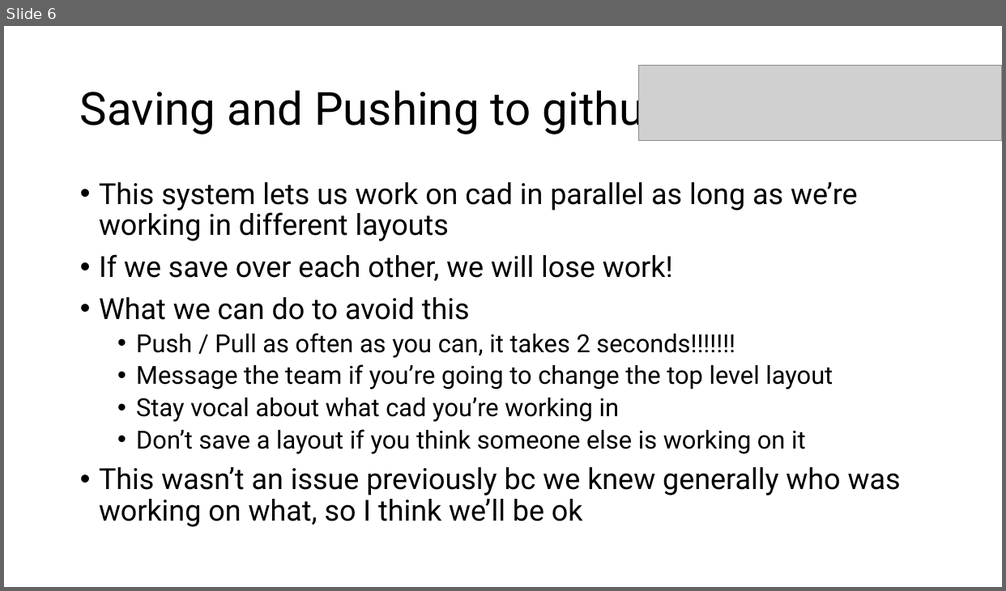
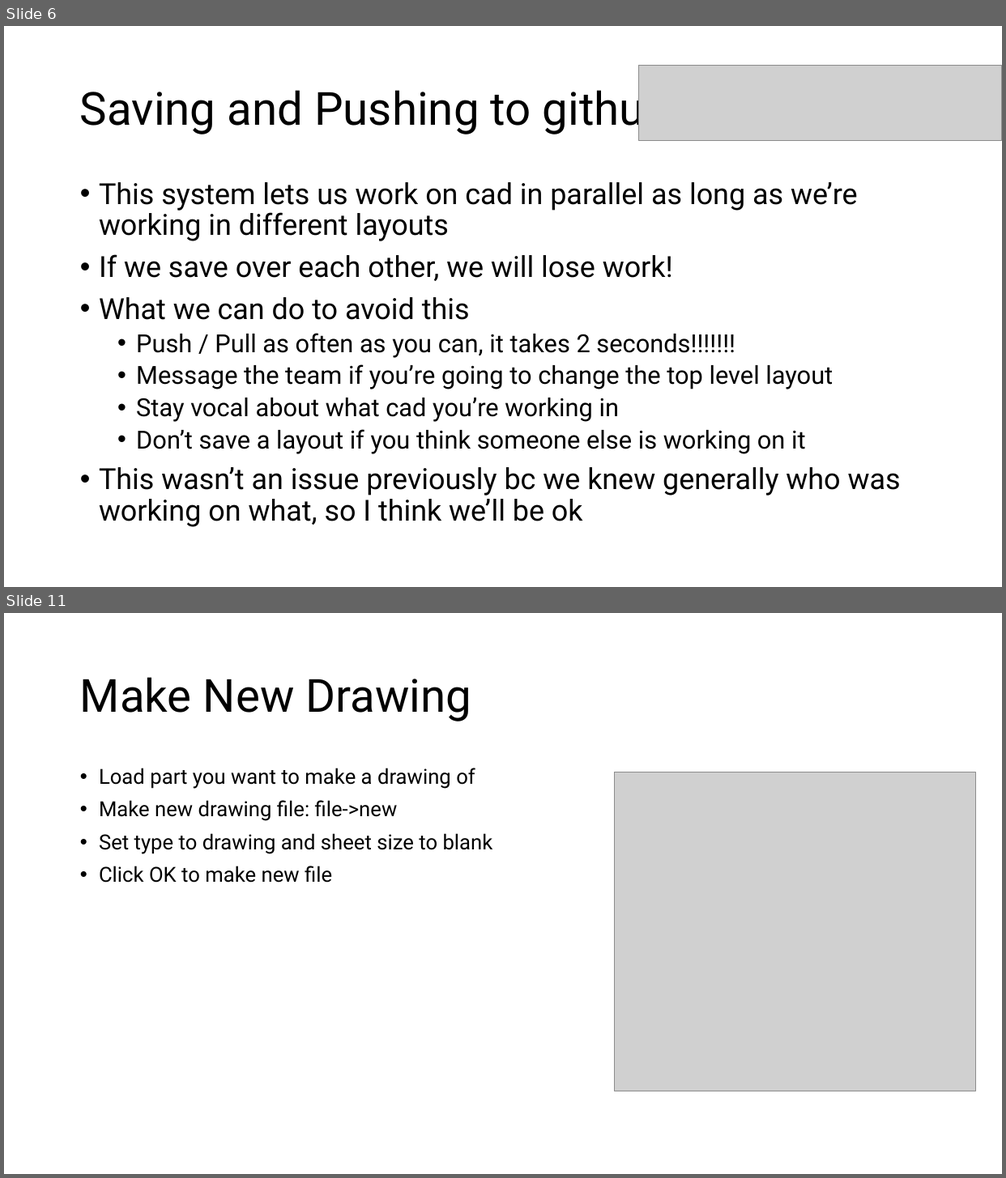
Before and after one commit to matt-lewton9/ME-463-Can-Crusher, a slide deck: So you want to Cad a part.pptx. Shown one above the other, each under a label of ours: slide 6 before the commit, slides 6 and 11 after it; the slides between them are not shown. The pictures are 1006x591 and 1006x1178 pixels, drawn with LibreOffice and Linux fonts; fonts in the diff are those of the drawing; grey boxes stand for pictures. Boxes give left, top, right and bottom in pixels: in the first picture for what was removed or moved away, otherwise in the second. Text is boxed around its words. In the diff, an @@ line names an element or a change of style, - is before the commit and + after.

```diff
--- a/So you want to Cad a part.pptx
+++ b/So you want to Cad a part.pptx
@@ slide 11 added at (4,613,1002,1174), background #FFFFFF @@
@@ title added at (80,677,471,722), 44 pt, text #000000 @@
+Make New Drawing
@@ text added at (99,768,493,883), 20 pt, text #000000 @@
+• Load part you want to make a drawing of
+• Make new drawing file: file->new
+• Set type to drawing and sheet size to blank
+• Click OK to make new file
@@ picture added at (615,772,976,1092) @@
```
Also in this commit, not shown: 1 slide changed, 5 other slides added, 10 other files.
